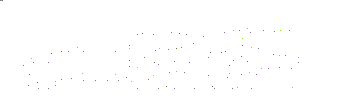
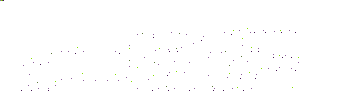
Layer changes from the first 343x102 image to the second:
painted on "Cosmeticos" over left=3, top=0, right=296, bottom=91
